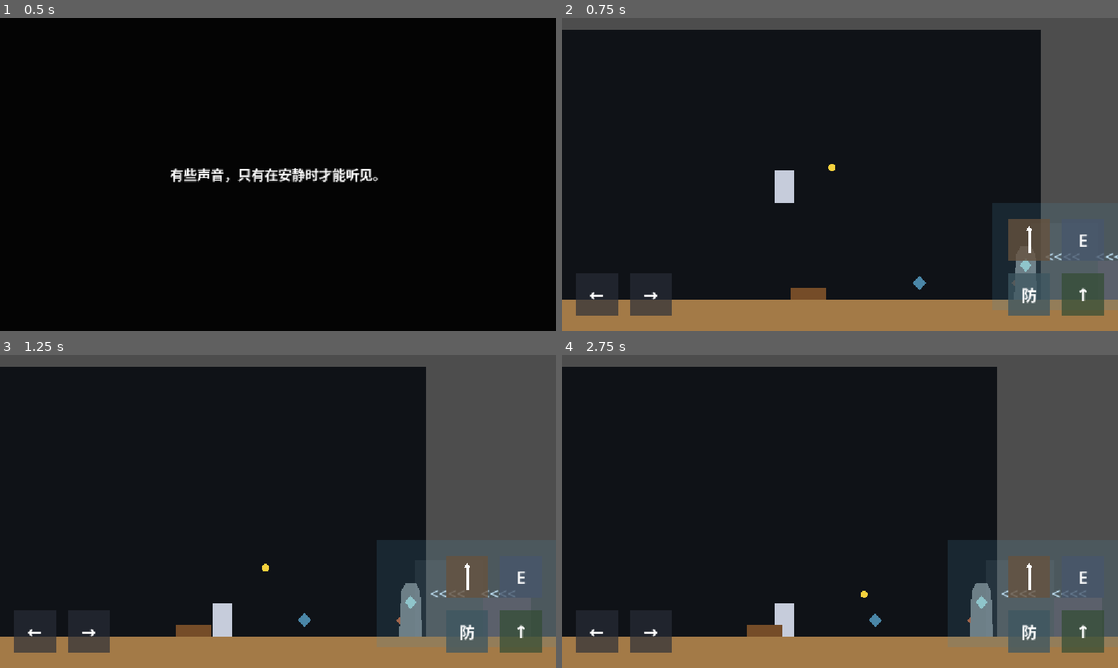
Above: before the commit, frames 1-4 (two rows, left to right).
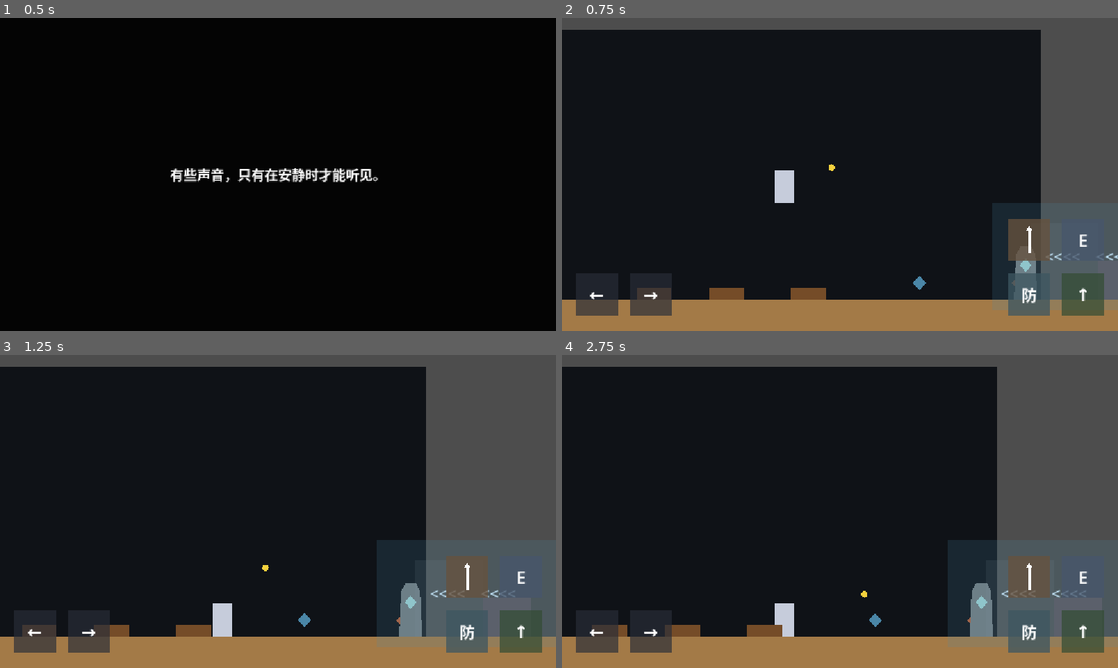
Above: after the commit, the same moments.

Repository: wenshuchuan0101-lab/A-Gift-for-the-land
Game: Godot game, scene res://Opening.tscn
Same seed, same stepped clock (60 frames per second), same inputs: the game is played once before the commit and once after it.
Inputs (mouse positions are in pixels of both pictures, inside the frame that each line leads up to):
- Up to frame 1 (0.5 s): no input
- Up to frame 2 (0.75 s): tap Enter at 0.5 s; move the mouse to (962, 158) at 0.52 s; hold D (move_right) from 0.53 s (still down); tap E (interact) at 0.6 s; click (962, 158) at 0.67 s
- Up to frame 3 (1.25 s): keep holding D (move_right); tap Space (jump) at 0.77 s
- Up to frame 4 (2.75 s): move the mouse to (728, 527) at 1.27 s; tap Q (anchor) at 1.35 s; tap Space (jump) at 1.52, 2 s; tap E (interact) at 1.55, 2.3 s; move the mouse to (895, 442) at 2.02 s; release D (move_right) at 2.03 s; hold A (move_left) from 2.03 s (still down); hold Shift (defend) from 2.03 s (still down)

Frame 1 is identical in both runs. In frame 2, 0.4% of the frame differs, in the area x 13-50%, y 46-90%; in frame 3, 0.5%; in frame 4, 0.5%, in the area x 5-55%, y 75-90%.

Commit message:
扩展草方格区域修复系统

Diff:
--- a/Demo_Level.tscn
+++ b/Demo_Level.tscn
@@ -8,6 +8,7 @@
 [ext_resource type="PackedScene" path="res://AbandonedHouse.tscn" id="6_abandoned_house"]
 [ext_resource type="PackedScene" path="res://GrassGridRepairPoint.tscn" id="7_grass_grid"]
 [ext_resource type="PackedScene" path="res://TotemMemory.tscn" id="8_totem_memory"]
+[ext_resource type="Script" path="res://grass_grid_manager.gd" id="9_grass_grid_manager"]
 
 [sub_resource type="RectangleShape2D" id="RectangleShape2D_ground"]
 size = Vector2(3400, 80)
@@ -65,14 +66,28 @@
 follow_offset = Vector2(60, -50)
 follow_speed = 5.0
 guide_distance = 70.0
-energy = 80.0
-
-[node name="GrassGridRepairPoint" parent="." instance=ExtResource("7_grass_grid")]
+energy = 40.0
+
+[node name="GrassArea" type="Node2D" parent="."]
+
+[node name="GrassGridManager" type="Node" parent="GrassArea"]
+script = ExtResource("9_grass_grid_manager")
+wind_zone_path = NodePath("../../WindZone")
+
+[node name="GrassGrid01" parent="GrassArea" instance=ExtResource("7_grass_grid")]
+position = Vector2(350, 548)
+seed_path = NodePath("../../Seed")
+energy_reward = 20.0
+
+[node name="GrassGrid02" parent="GrassArea" instance=ExtResource("7_grass_grid")]
+position = Vector2(500, 548)
+seed_path = NodePath("../../Seed")
+energy_reward = 20.0
+
+[node name="GrassGrid03" parent="GrassArea" instance=ExtResource("7_grass_grid")]
 position = Vector2(670, 548)
-seed_path = NodePath("../Seed")
-wind_zone_path = NodePath("../WindZone")
+seed_path = NodePath("../../Seed")
 energy_reward = 20.0
-repaired_wind_modifier = 0.5
 
 [node name="MapPoint" type="Area2D" parent="."]
 position = Vector2(900, 525)
--- a/GrassGridRepairPoint.tscn
+++ b/GrassGridRepairPoint.tscn
@@ -11,7 +11,6 @@
 monitoring = true
 script = ExtResource("1_grass_grid")
 energy_reward = 20.0
-repaired_wind_modifier = 0.5
 
 [node name="CollisionShape2D" type="CollisionShape2D" parent="."]
 position = Vector2(0, -48)
--- /dev/null
+++ b/grass_grid_manager.gd
@@ -0,0 +1,35 @@
+extends Node
+
+const WIND_MODIFIERS: Array[float] = [1.0, 0.8, 0.6, 0.4]
+
+@export var wind_zone_path: NodePath
+
+var wind_zone: Area2D
+var repaired_count := 0
+var total_count := 0
+var current_wind_modifier := 1.0
+
+
+func _ready() -> void:
+	wind_zone = get_node_or_null(wind_zone_path) as Area2D
+	var repair_callback := Callable(self, "_on_grass_repair_completed")
+	for child in get_parent().get_children():
+		if child.has_signal("repair_completed"):
+			total_count += 1
+			if not child.is_connected("repair_completed", repair_callback):
+				child.connect("repair_completed", repair_callback)
+	call_deferred("_apply_wind_modifier")
+
+
+func _on_grass_repair_completed() -> void:
+	if repaired_count >= total_count:
+		return
+	repaired_count += 1
+	_apply_wind_modifier()
+
+
+func _apply_wind_modifier() -> void:
+	var modifier_index := mini(repaired_count, WIND_MODIFIERS.size() - 1)
+	current_wind_modifier = WIND_MODIFIERS[modifier_index]
+	if wind_zone != null and wind_zone.has_method("set_environment_modifier"):
+		wind_zone.set_environment_modifier(current_wind_modifier)
--- a/grass_grid_repair_point.gd
+++ b/grass_grid_repair_point.gd
@@ -1,24 +1,22 @@
 extends Area2D
+
+signal repair_completed
 
 const UNREPAIRED_COLOR := Color(0.46, 0.3, 0.16, 1.0)
 const REPAIRED_COLOR := Color(0.3, 0.64, 0.28, 1.0)
 
 @export var seed_path: NodePath
-@export var wind_zone_path: NodePath
 @export_range(0.0, 1000.0, 1.0) var energy_reward: float = 20.0
-@export_range(0.0, 1.0, 0.05) var repaired_wind_modifier: float = 0.5
 
 @onready var visual: Polygon2D = $Visual
 
 var seed: Node2D
-var wind_zone: Area2D
 var player: CharacterBody2D
 var repaired := false
 
 
 func _ready() -> void:
 	seed = get_node_or_null(seed_path) as Node2D
-	wind_zone = get_node_or_null(wind_zone_path) as Area2D
 	body_entered.connect(_on_body_entered)
 	body_exited.connect(_on_body_exited)
 	_update_visual()
@@ -38,8 +36,7 @@
 	_update_visual()
 	if seed != null and seed.has_method("add_energy"):
 		seed.add_energy(energy_reward)
-	if wind_zone != null and wind_zone.has_method("set_environment_modifier"):
-		wind_zone.set_environment_modifier(repaired_wind_modifier)
+	repair_completed.emit()
 	set_process(false)
 
 
Not shown: 1 places in Demo_Level.tscn that only renumber resources
Not shown, added: grass_grid_manager.gd.uid
